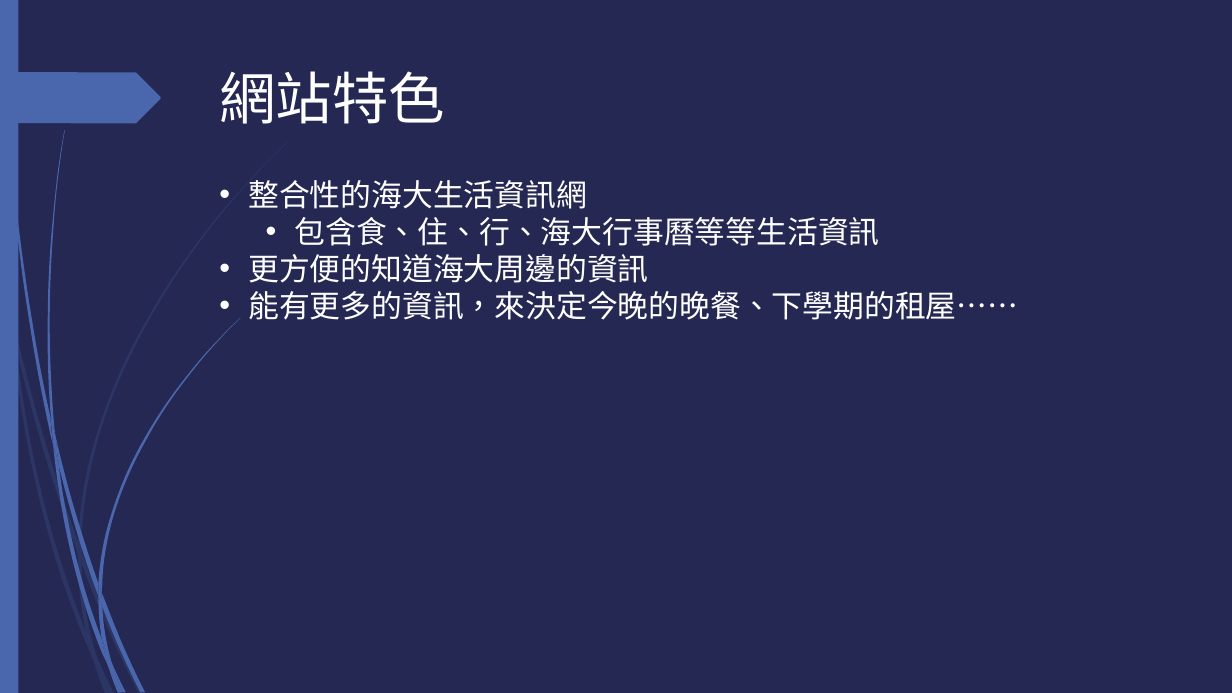
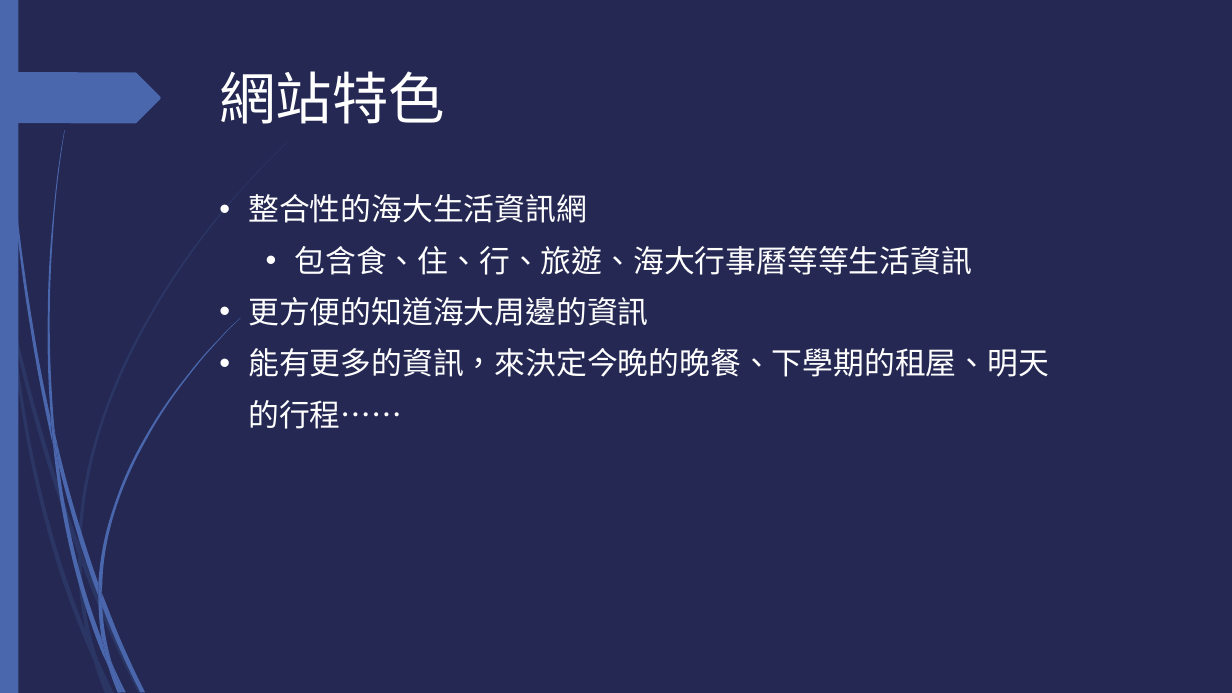
Before and after one commit to aaron850426/aaron850426.github.io, a slide deck: slide 4 of document.pptx. Drawn at 1232x693 pixels with LibreOffice and Linux fonts; fonts in the diff are those of the drawing. Boxes give left, top, right and bottom in pixels: in the first picture for what was removed or moved away, otherwise in the second. Text is boxed around its words. In the diff, an @@ line names an element or a change of style, - is before the commit and + after.

```diff
--- a/document.pptx
+++ b/document.pptx
@@ text at [248,194,648,326]: line spacing 1 to 40pt @@
@@ text at [294,246,972,275]: text changed @@
-  • 包含食、住、行、海大行事曆等等生活資訊
+  • 包含食、住、行、旅遊、海大行事曆等等生活資訊
@@ text at [248,348,1049,429]: text changed @@
-• 能有更多的資訊，來決定今晚的晚餐、下學期的租屋……
+• 能有更多的資訊，來決定今晚的晚餐、下學期的租屋、明天的行程……
```
Also in this commit, not shown: 5 other slides changed, 7 slides added, 16 other files.
